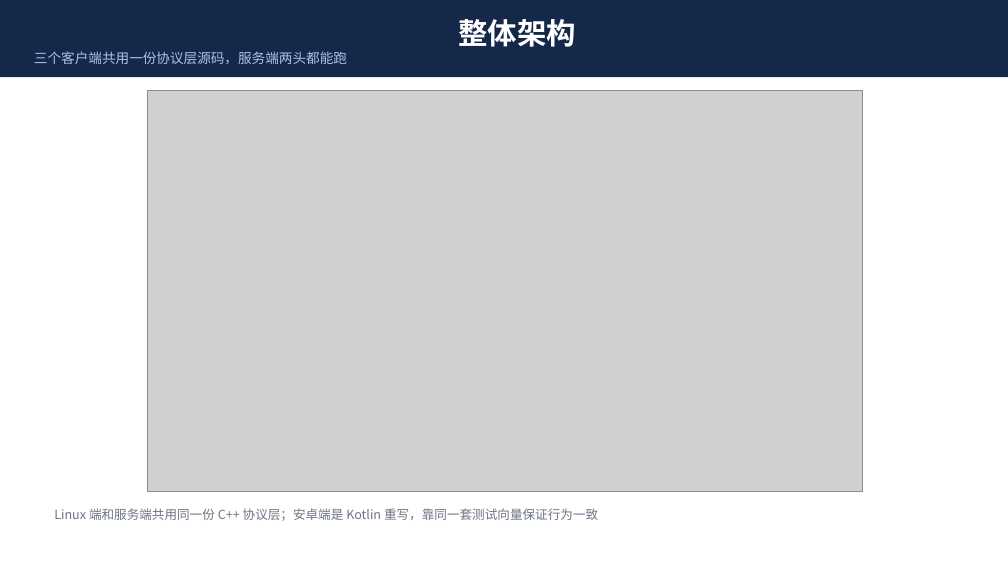
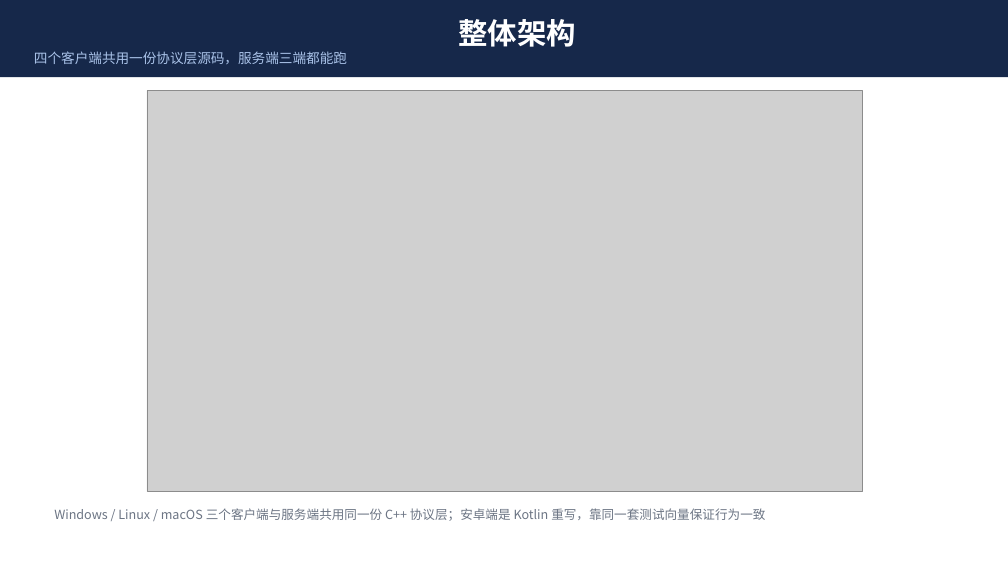
Before and after one commit to dongfang20101113/DChat, a slide deck: slide 3 of dchat-项目介绍.pptx. Drawn at 1008x567 pixels with LibreOffice and Linux fonts; fonts in the diff are those of the drawing; grey boxes stand for pictures. Boxes give left, top, right and bottom in pixels: in the first picture for what was removed or moved away, otherwise in the second. Text is boxed around its words. In the diff, an @@ line names an element or a change of style, - is before the commit and + after.

Commit message:
ppt: 前面几页的「三端」全部改成四端（含架构图加 macOS 客户端框）
用户指出：新加了互通页，但前面几页还是"三端互通"，前后不一致。
排查后发现不只是措辞 —— 有几处是**实际内容过时**：

## 架构页（第 3 页）：图里只有三个客户端框

不能只改副标题，图本身得改。tools/make_ppt_diagrams.py：
  - 三个客户端框 -> 四个，新增「macOS 客户端 / ObjC++ + Cocoa / OpenSSL 3 加密」
  - **尺寸跟着改**：3 × 560 放不下 4 个框，收窄到 4 × 440，
    间距从 4 等分改 5 等分，箭头数量 3 -> 4
  - 服务端标题补上 macOS；密码学后端那句补上"Linux 与 macOS 用 OpenSSL"

## 功能一览（第 4 页）：表里只有三列

副标题写了"四端"，表却只有 Windows / 安卓 / Linux 三列。加 macOS 列：
彩色文字有、文件有、语音「未测」、缩略图无、深色模式跟随系统、界面形态 Cocoa 原生。
列宽从 [5.2, 2.3, 2.3, 2.3] 压到 [4.1, 2.0 × 4] 才挤得下。

## 全部过时数字（实测重算，不是估的）

  - 封面：53 次提交 -> **69 次**；990+ 项 -> **2115 项**（C++ 1787 + 安卓 328）
  - 代码规模表：C++ 从 13,852 -> **17,817 行**（补上 client_core 2,270 + macos 545
    + linux/client 848）；测试 3,738 -> **4,064 行**
  - 封面总行数：实测自有代码（实现 + 测试 + 安卓）= **22,734 行 = 2.27 万**，
    工具脚本另计 5,190 行。原来写的"2.7 万/3.4 万"都对不上，改成带口径的写法
  - 三处约定、验证页、结尾页：三端 -> 四端

## 刻意**不改**的（改了反而是错的）

  - 时间线「第 1 天 第二个端 -> 三端格局成型」：那是当时的事实
  - 时间线「第 3 天 加密 -> 从协议层一路接到三端」：同上
  - 「三端握手永远失败」「三端一致的三个坑」：讲的是当年的踩坑史
  - 架构页「三个客户端与服务端共用同一份 C++ 协议层」：
    这里"三个"指 Windows/Linux/macOS（安卓是 Kotlin 另写），是准确的
  - 「跨端一致性不是靠小心」（原"三端一致性"）：改成不绑端数的措辞

验证：27 页、27 页有动画、141 个效果；check_office.py verdict=pass
（含"四端互通""macOS""2115"）。逐页渲染核对了封面、总览、架构、功能四页。

```diff
--- a/dchat-项目介绍.pptx
+++ b/dchat-项目介绍.pptx
@@ text in rectangle at [34, 51, 347, 64]: text changed @@
-三个客户端共用一份协议层源码，服务端两头都能跑
+四个客户端共用一份协议层源码，服务端三端都能跑
@@ text at [54, 508, 765, 521]: text changed @@
-Linux 端和服务端共用同一份 C++ 协议层；安卓端是 Kotlin 重写，靠同一套测试向量保证行为一致
+Windows / Linux / macOS 三个客户端与服务端共用同一份 C++ 协议层；安卓端是 Kotlin 重写，靠同一套测试向量保证行为一致
```
Also in this commit, not shown: 13 other slides changed, 4 other files.
